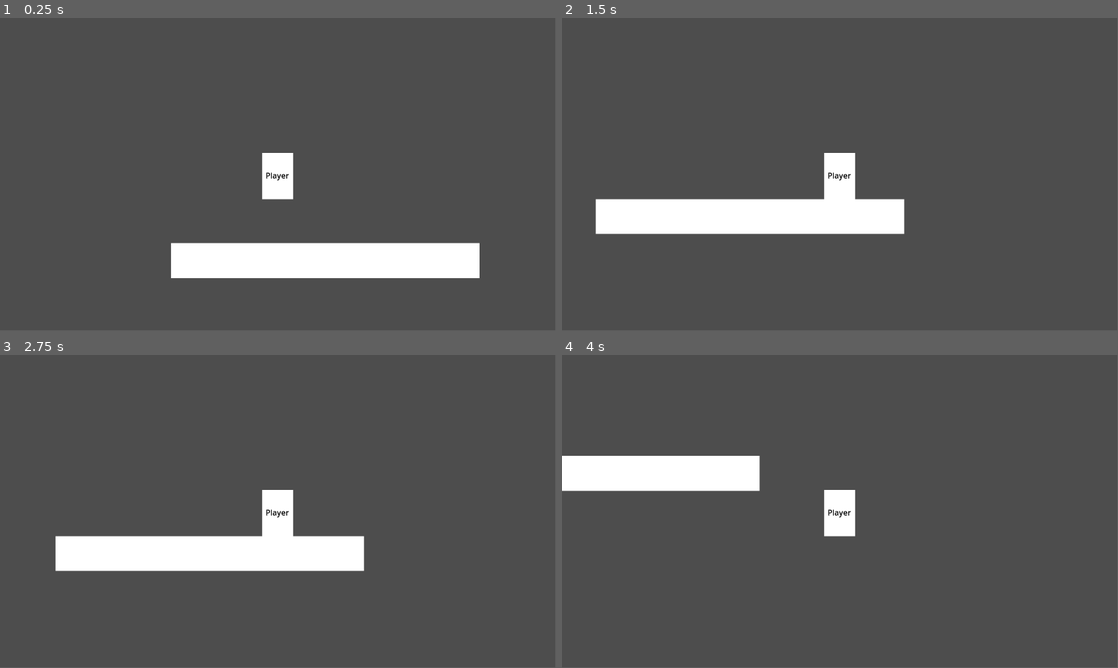
Above: before the commit, frames 1-4 (two rows, left to right).
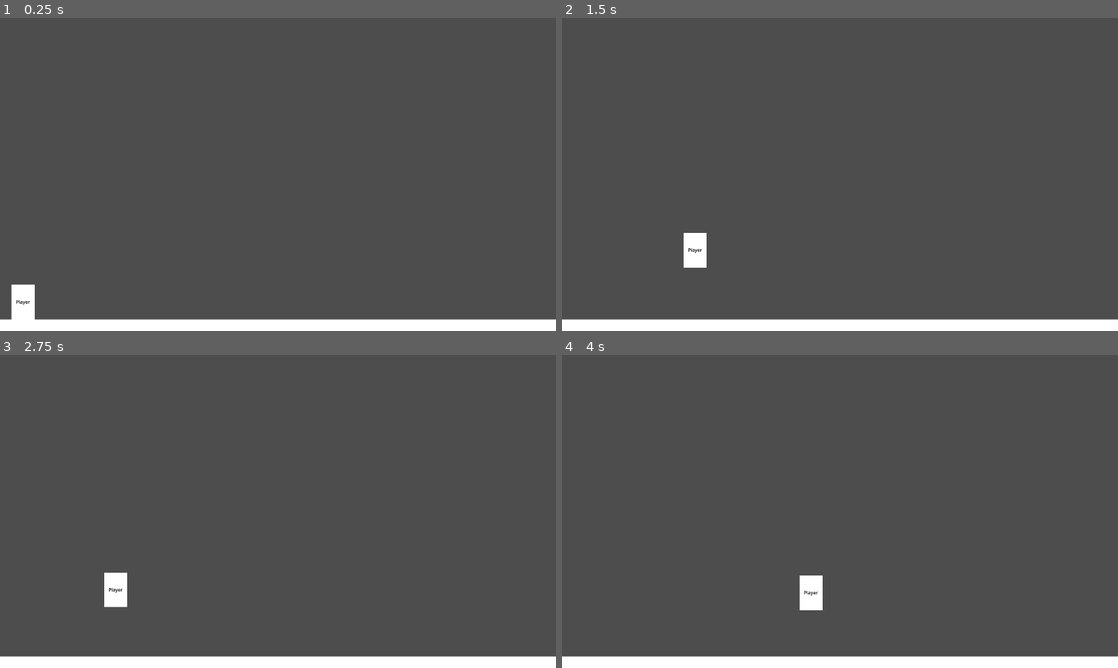
Above: after the commit, the same moments.

Repository: UnChiller/Github-Game-Off-2024
Game: Godot game, scene res://Scenes/world.tscn
The game is run twice, just before and just after one commit, with the same random seed, the same clock (stepped at 60 frames per second) and the same inputs.
Inputs:
- Up to frame 1 (0.25 s): no input
- Up to frame 2 (1.5 s): tap Enter (ui_accept) at 0.5, 0.6 s; hold Right (ui_right) from 0.53 s (still down); tap C (jump, bound only after the commit) at 0.77, 0.8, 1.07, 1.35 s
- Up to frame 3 (2.75 s): tap C (jump, bound only after the commit) at 1.52, 1.82, 2.3 s; tap Enter (ui_accept) at 1.55, 2.1 s; release Right (ui_right) at 2.03 s; hold Left (ui_left) from 2.03 s (still down)
- Up to frame 4 (4 s): release Left (ui_left) at 2.78 s; hold Right (ui_right) from 2.78 s (still down); tap Enter (ui_accept) at 2.85 s; tap C (jump, bound only after the commit) at 3.02, 3.32, 3.6, 3.77 s
In our replay, the window is 799x449 before the commit and 800x450 after it. These sizes can differ from the game's own. Grey fills any space a smaller window leaves; there, only what the larger window draws over its background counts as a difference.

The runs differ from the first frame. In frame 1, 11% of the frame differs, in the area x 0-100%, y 0-100%; in frame 2, 11%; in frame 3, 11%; in frame 4, 9.0%.

Commit message:
platforming stuff

Diff:
--- a/Scenes/player.tscn
+++ b/Scenes/player.tscn
@@ -1,9 +1,23 @@
-[gd_scene load_steps=4 format=3 uid="uid://dypaa1cr0c5co"]
+[gd_scene load_steps=5 format=3 uid="uid://dypaa1cr0c5co"]
 
 [ext_resource type="Script" path="res://Scripts/player.gd" id="1_a6yun"]
 
 [sub_resource type="RectangleShape2D" id="RectangleShape2D_ay2ad"]
-size = Vector2(64, 96)
+size = Vector2(160, 240)
+
+[sub_resource type="GDScript" id="GDScript_qh1x1"]
+script/source = "extends Camera2D
+
+
+# Called when the node enters the scene tree for the first time.
+func _ready():
+	pass # Replace with function body.
+
+
+# Called every frame. 'delta' is the elapsed time since the previous frame.
+func _process(delta):
+	pass
+"
 
 [sub_resource type="QuadMesh" id="QuadMesh_col54"]
 
@@ -11,23 +25,29 @@
 script = ExtResource("1_a6yun")
 
 [node name="CollisionShape2D" type="CollisionShape2D" parent="."]
-position = Vector2(0, -48)
+position = Vector2(0, -120)
 shape = SubResource("RectangleShape2D_ay2ad")
 
 [node name="Camera2D" type="Camera2D" parent="."]
 position = Vector2(0, -52)
+limit_left = 0
+limit_top = 0
+limit_bottom = 648
+limit_smoothed = true
+script = SubResource("GDScript_qh1x1")
 
 [node name="MeshInstance2D" type="MeshInstance2D" parent="."]
-position = Vector2(0, -48)
-scale = Vector2(64, 96)
+position = Vector2(0, -120)
+scale = Vector2(160, 240)
 mesh = SubResource("QuadMesh_col54")
 
 [node name="RichTextLabel" type="RichTextLabel" parent="."]
 modulate = Color(0, 0, 0, 1)
-offset_left = -25.0
-offset_top = -61.0
-offset_right = 24.0
-offset_bottom = -38.0
-text = "Player
-"
+offset_left = -50.0
+offset_top = -144.0
+offset_bottom = -120.0
+scale = Vector2(2, 2)
+bbcode_enabled = true
+text = "Player"
 fit_content = true
+scroll_active = false
--- a/Scenes/world.tscn
+++ b/Scenes/world.tscn
@@ -5,20 +5,21 @@
 [sub_resource type="QuadMesh" id="QuadMesh_6nx4q"]
 
 [sub_resource type="RectangleShape2D" id="RectangleShape2D_b115b"]
-size = Vector2(641, 72)
+size = Vector2(960, 20)
 
 [node name="World" type="Node2D"]
 
 [node name="Player" parent="." instance=ExtResource("1_p4fo7")]
-position = Vector2(222, 177)
+position = Vector2(160, 2080)
 
 [node name="StaticBody2D" type="StaticBody2D" parent="."]
 
 [node name="MeshInstance2D" type="MeshInstance2D" parent="StaticBody2D"]
-position = Vector2(321, 333)
-scale = Vector2(640.75, 72.5)
+position = Vector2(1920, 2120)
+scale = Vector2(3840, 80)
 mesh = SubResource("QuadMesh_6nx4q")
 
 [node name="CollisionShape2D" type="CollisionShape2D" parent="StaticBody2D"]
-position = Vector2(320.5, 333)
+position = Vector2(1920, 2120)
+scale = Vector2(4, 4)
 shape = SubResource("RectangleShape2D_b115b")
--- a/Scripts/player.gd
+++ b/Scripts/player.gd
@@ -1,8 +1,8 @@
 extends CharacterBody2D
 
 
-const SPEED = 300.0
-const JUMP_VELOCITY = -400.0
+const SPEED = 800.0
+const JUMP_VELOCITY = -1200.0
 
 
 func _physics_process(delta):
@@ -11,12 +11,12 @@
 		velocity += get_gravity() * delta
 
 	# Handle jump.
-	if Input.is_action_just_pressed("ui_accept") and is_on_floor():
+	if Input.is_action_just_pressed("jump") and is_on_floor():
 		velocity.y = JUMP_VELOCITY
 
 	# Get the input direction and handle the movement/deceleration.
 	# As good practice, you should replace UI actions with custom gameplay actions.
-	var direction = Input.get_axis("ui_left", "ui_right")
+	var direction = Input.get_axis("move_left", "move_right")
 	if direction:
 		velocity.x = direction * SPEED
 	else:
--- a/project.godot
+++ b/project.godot
@@ -15,9 +15,46 @@
 config/features=PackedStringArray("4.3", "GL Compatibility")
 config/icon="res://icon.svg"
 
+[display]
+
+window/size/viewport_width=3840
+window/size/viewport_height=2160
+window/size/mode=3
+window/size/resizable=false
+window/size/borderless=true
+window/stretch/mode="viewport"
+
 [dotnet]
 
 project/assembly_name="Github Game Off 2024 Platformer"
+
+[input]
+
+jump={
+"deadzone": 0.5,
+"events": [Object(InputEventKey,"resource_local_to_scene":false,"resource_name":"","device":0,"window_id":0,"alt_pressed":false,"shift_pressed":false,"ctrl_pressed":false,"meta_pressed":false,"pressed":false,"keycode":0,"physical_keycode":67,"key_label":0,"unicode":0,"location":0,"echo":false,"script":null)
+, Object(InputEventKey,"resource_local_to_scene":false,"resource_name":"","device":0,"window_id":0,"alt_pressed":false,"shift_pressed":false,"ctrl_pressed":false,"meta_pressed":false,"pressed":false,"keycode":0,"physical_keycode":32,"key_label":0,"unicode":0,"location":0,"echo":false,"script":null)
+, Object(InputEventJoypadButton,"resource_local_to_scene":false,"resource_name":"","device":-1,"button_index":0,"pressure":0.0,"pressed":false,"script":null)
+]
+}
+move_left={
+"deadzone": 0.1,
+"events": [Object(InputEventKey,"resource_local_to_scene":false,"resource_name":"","device":0,"window_id":0,"alt_pressed":false,"shift_pressed":false,"ctrl_pressed":false,"meta_pressed":false,"pressed":false,"keycode":0,"physical_keycode":4194319,"key_label":0,"unicode":0,"location":0,"echo":false,"script":null)
+, Object(InputEventJoypadButton,"resource_local_to_scene":false,"resource_name":"","device":-1,"button_index":13,"pressure":0.0,"pressed":false,"script":null)
+, Object(InputEventJoypadMotion,"resource_local_to_scene":false,"resource_name":"","device":-1,"axis":0,"axis_value":-1.0,"script":null)
+]
+}
+move_right={
+"deadzone": 0.5,
+"events": [Object(InputEventKey,"resource_local_to_scene":false,"resource_name":"","device":0,"window_id":0,"alt_pressed":false,"shift_pressed":false,"ctrl_pressed":false,"meta_pressed":false,"pressed":false,"keycode":0,"physical_keycode":4194321,"key_label":0,"unicode":0,"location":0,"echo":false,"script":null)
+, Object(InputEventJoypadButton,"resource_local_to_scene":false,"resource_name":"","device":-1,"button_index":14,"pressure":0.0,"pressed":false,"script":null)
+, Object(InputEventJoypadMotion,"resource_local_to_scene":false,"resource_name":"","device":-1,"axis":0,"axis_value":1.0,"script":null)
+, null]
+}
+
+[physics]
+
+2d/default_gravity=2000.0
 
 [rendering]
 
Not shown, changed: .gitignore
